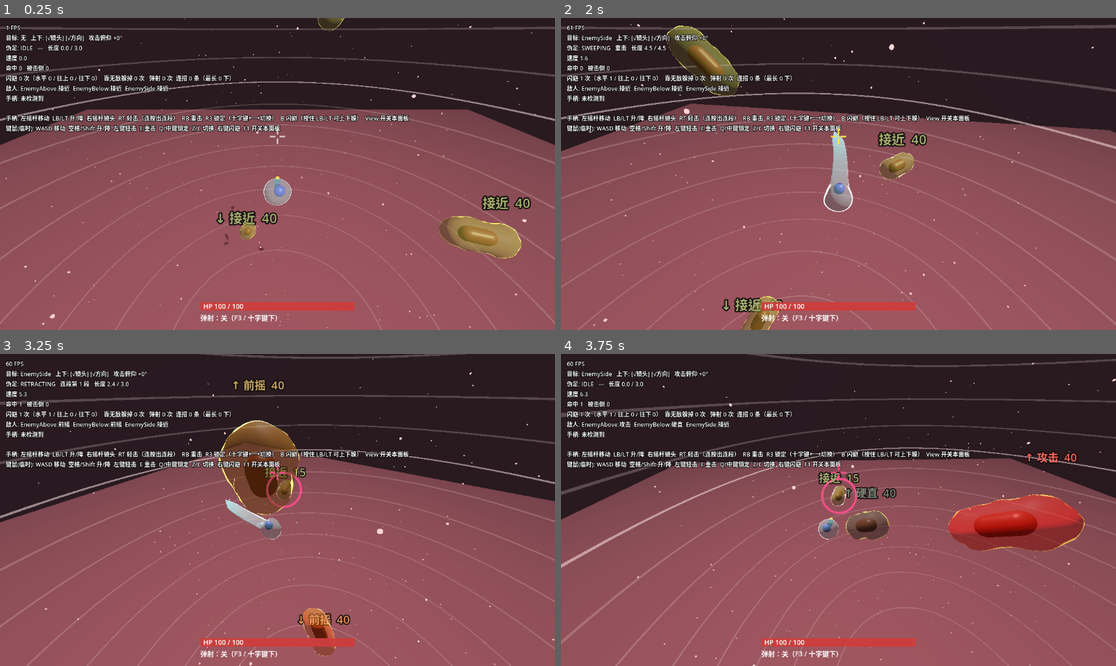
Above: before the commit, frames 1-4 (two rows, left to right).
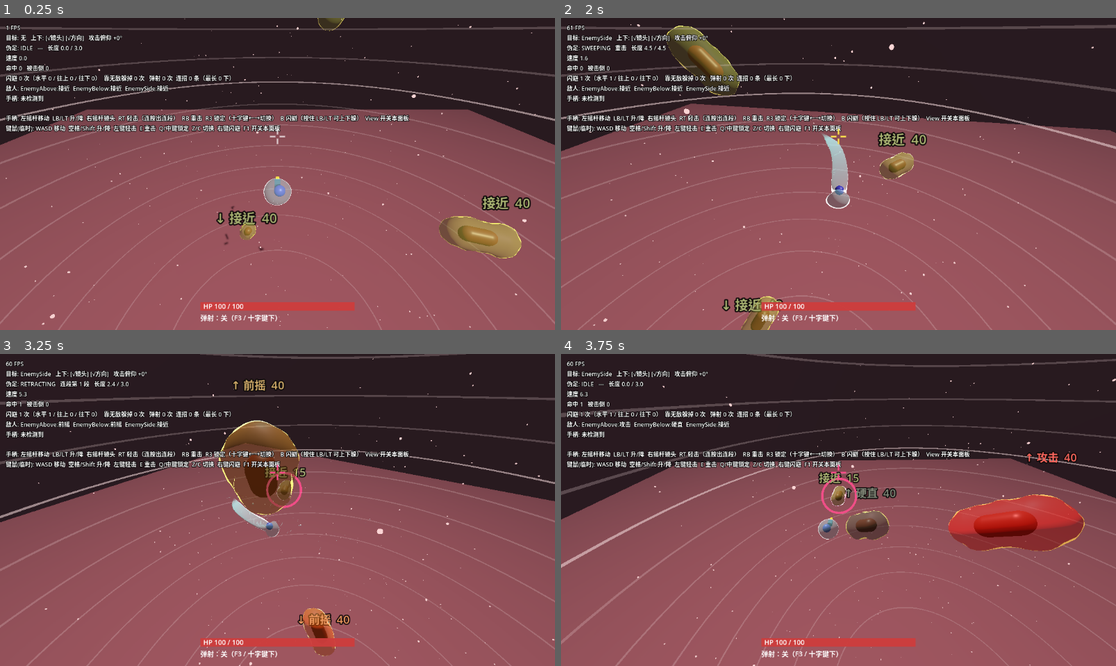
Above: after the commit, the same moments.

Repository: paddypasteur/cellgod
Game: Godot game, scene res://scenes/arena.tscn
The game is run twice, just before and just after one commit, with the same random seed, the same clock (stepped at 60 frames per second) and the same inputs.
Inputs (mouse positions are in pixels of both pictures, inside the frame that each line leads up to):
- Up to frame 1 (0.25 s): no input
- Up to frame 2 (2 s): move the mouse to (960, 158) at 0.52 s; hold D (move_right) 0.53-1.28 s; right-click (960, 158) at 0.6 s; click (960, 158) at 0.67 s; move the mouse to (727, 189) at 1.27 s; hold S (move_back) from 1.28 s (still down); tap E (heavy_attack) at 1.35 s
- Up to frame 3 (3.25 s): move the mouse to (333, 441) at 2.02 s; release S (move_back) at 2.03 s; hold D (move_right) 2.03-2.78 s; tap C (lock_next) at 2.1 s; move the mouse to (249, 572) at 2.77 s; hold W (move_forward) from 2.78 s (still down); tap Q (lock_on) at 2.85 s; click (249, 572) at 2.92 s
- Up to frame 4 (3.75 s): move the mouse to (1005, 556) at 3.52 s; release W (move_forward) at 3.53 s; hold A (move_left) from 3.53 s (still down); tap Z (lock_prev) at 3.6 s

The runs differ from the first frame. In frame 2, 0.4% of the frame differs, in the area x 47-53%, y 36-63%; in frame 3, 0.2%; in frame 4, less than 0.1%.

Commit message:
刃末端不再收尖（平滑收窄后变透明化掉）、两侧都薄、顺挥击弧单向弯；体积守恒：刃伸出时身体缩小、刃根凹陷；边缘甩出丝缕
Co-Authored-By: Claude Opus 5.5 <noreply@anthropic.com>

Diff:
--- a/scripts/player/player.gd
+++ b/scripts/player/player.gd
@@ -260,8 +260,9 @@
 @export_range(0.0, 1.0) var mass_squash_light: float = 0.45
 @export_range(0.0, 1.0) var mass_squash_heavy: float = 0.9
 ## 发：刃伸出去时整团质量跟着往前冲的程度（轻击 / 重击）
-@export_range(0.0, 1.0) var mass_follow_light: float = 0.4
-@export_range(0.0, 1.0) var mass_follow_heavy: float = 0.55
+## （2026-11-28 体积守恒之后调小：身体要为刃付出物质而缩小，不能同时往前鼓）
+@export_range(0.0, 1.0) var mass_follow_light: float = 0.15
+@export_range(0.0, 1.0) var mass_follow_heavy: float = 0.2
 ## 整团质量的弹簧：刚度越大跟得越紧；阻尼越小，收招后晃得越久
 @export var mass_stiffness: float = 160.0
 @export var mass_damping: float = 8.0
@@ -279,20 +280,34 @@
 @export var swing_ease_power: float = 2.0
 ## 根部有多宽（度）：膜上离出手方向这么多度以内的部分会被拉成刃
 @export_range(20.0, 85.0) var blade_root_deg: float = 72.0
-## 刃的形状（2026-11-28 开发者："本质还是圆锥""特别规则的圆锥""要尽可能去模仿正常的那种冷兵器的样子"）。
-## 照冷兵器：大部分长度几乎等宽，只在最后一段收尖；截面是透镜形、有刃口；整体直的，只带一点单向的弯
+## 刃的形状（2026-11-28 开发者："本质还是圆锥""要尽可能去模仿正常的那种冷兵器的样子"；
+## 之后又补："它有可能两边都薄……只有自然地薄下来，它才是比较好的一个收尾的片状体，也比较好浑然一体。
+## 关键是它前面不要有一个两个凸出来专门的尖"）。
+## 所以：大部分长度几乎等宽；末段平滑收窄但不汇成尖点，剩下的一截变透明化掉；两侧都薄；单向弯，顺着挥击的弧
 ## 刃宽（米，挥击平面内）
 @export var blade_width: float = 0.7
 ## 截面厚度 / 宽度（≤ 0.2 才像刀）
 @export_range(0.02, 0.5) var blade_thickness_ratio: float = 0.15
-## 从全长的多少开始收尖（之前几乎等宽）
-@export_range(0.3, 0.95) var blade_tip_start: float = 0.78
+## 从全长的多少开始收窄（之前几乎等宽）
+@export_range(0.3, 0.95) var blade_tip_start: float = 0.7
+## 末端最窄还剩多宽（相对刃宽）。不收到 0 = 没有尖点
+@export_range(0.0, 1.0) var blade_end_width: float = 0.15
+## 收窄段从多少开始变透明（0 = 一开始收窄就开始化，1 = 只在最末端）
+@export_range(0.0, 1.0) var blade_fade_start: float = 0.35
 ## 等宽段到收尖前宽度只收窄到多少（1 = 完全等宽）
 @export_range(0.5, 1.0) var blade_keep_width: float = 0.9
 ## 根部从身体鼓起来铺开成片的过渡段占全长多少：要短，不然整条看起来都在收细
 @export_range(0.02, 0.5) var blade_root_blend: float = 0.15
-## 刀身单向的轻微弯曲（弧度，刃尖处），弯向挥过来的方向，像军刀。不要大，大了就是鞭子
-@export var blade_curve: float = 0.1
+## 刀身单向的弯曲（弧度，末端处），顺着挥击的弧往后弯——"自然而然呼过去"。是固定的形状，不是晃出来的
+@export var blade_curve: float = 0.25
+## 体积守恒（DESIGN：一体感 = 体积守恒。鼓出去多少，身上就少多少）。刃完全伸出时：
+## 身体整体缩小多少（半径比例）、刃根周围再凹进去多少（半径比例）。收回时按刃的长度鼓回来
+@export_range(0.0, 0.6) var body_shrink: float = 0.18
+@export_range(0.0, 0.8) var body_dent: float = 0.25
+## 边缘脱尾：挥动时从刃的两条薄边甩出、拖在挥击后面的丝缕。数量（同时存在的上限）、寿命（秒）
+@export var wisps_enabled: bool = true
+@export var wisp_amount: int = 60
+@export var wisp_lifetime: float = 0.3
 ## 胞质被带着走：挥击时膜纹顺挥击方向流动，挥完按这个速度散回乱流（每秒）
 @export var flow_align_decay: float = 2.5
 @export var flow_advect_speed: float = 5.0
@@ -340,6 +355,7 @@
 var _core: MeshInstance3D = null
 var _core_base: Vector3 = Vector3.ZERO
 var _droplets: CPUParticles3D = null
+var _wisps: CPUParticles3D = null
 
 ## 锁定目标（null = 没锁）
 var _lock_target: Node3D = null
@@ -911,11 +927,19 @@
         _body_material.set_shader_parameter(&"pod_tip_start", blade_tip_start)
         _body_material.set_shader_parameter(&"pod_keep_width", blade_keep_width)
         _body_material.set_shader_parameter(&"pod_root_blend", blade_root_blend)
+        _body_material.set_shader_parameter(&"pod_end_width", blade_end_width)
+        _body_material.set_shader_parameter(&"pod_fade_start", blade_fade_start)
+        var out_ratio: float = clampf(_blade_len / maxf(_target_length, 0.001), 0.0, 1.0)
+        _body_material.set_shader_parameter(&"pod_shrink", body_shrink * out_ratio)
+        _body_material.set_shader_parameter(&"pod_dent", body_dent * out_ratio)
         _body_material.set_shader_parameter(&"flow_dir", _flow_dir)
         _body_material.set_shader_parameter(&"flow_align", _flow_align)
         _body_material.set_shader_parameter(&"flow_advect", _flow_advect)
     if _core != null:
         _core.position = _core_base + _mass * body_radius * core_follow
+        # 核跟着身体一起缩：只缩膜不缩核，刃根那里就剩一个硬球，像刀柄头
+        var shrink_now: float = body_shrink * clampf(_blade_len / maxf(_target_length, 0.001), 0.0, 1.0)
+        _core.scale = Vector3.ONE * (1.0 - shrink_now)
 
     # 刃尖甩出的小液滴：只在甩得快的时候出，方向是刃尖的运动方向，散得很开
     if _droplets != null:
@@ -926,6 +950,17 @@
             _droplets.global_position = global_position + tip
             _droplets.direction = _flow_dir
             _droplets.initial_velocity_max = 2.0 + speed * 0.25
+    # 丝缕：发射区是一条沿着刃的细长盒子，粒子留在世界里不跟着刃走，所以自然拖在挥击后面
+    if _wisps != null:
+        var sweeping: bool = attacking and _blade_len > 0.5 and speed > 3.0
+        _wisps.emitting = wisps_enabled and sweeping
+        if sweeping:
+            var mid_len: float = body_radius + _blade_len * 0.6
+            var along: Vector3 = _blade_dir().rotated(_blade_axis, bend * 0.4)
+            var side: Vector3 = _blade_axis.cross(along).normalized()
+            _wisps.global_transform = Transform3D(Basis(along, _blade_axis, side), global_position + along * mid_len)
+            _wisps.emission_box_extents = Vector3(_blade_len * 0.45, 0.02, blade_width * 0.5)
+            _wisps.direction = -_flow_dir
 
 
 ## 画面上的刃当前指向（追判定的弹簧，不是判定本身）
@@ -980,6 +1015,43 @@
     _droplets.cast_shadow = GeometryInstance3D.SHADOW_CASTING_SETTING_OFF
     add_child(_droplets)
     _droplets.top_level = true
+    # 丝缕：很细的长条，顺着自己的速度方向拉长；长短、粗细、寿命都散开，不要一排整齐的飘带
+    _wisps = CPUParticles3D.new()
+    _wisps.name = "EdgeWisps"
+    var strand := CylinderMesh.new()
+    strand.top_radius = 0.008
+    strand.bottom_radius = 0.018
+    strand.height = 0.35
+    strand.radial_segments = 4
+    strand.rings = 1
+    var wm := StandardMaterial3D.new()
+    wm.albedo_color = Color(look.membrane_color.lightened(0.4), 0.6)
+    wm.transparency = BaseMaterial3D.TRANSPARENCY_ALPHA
+    wm.shading_mode = BaseMaterial3D.SHADING_MODE_UNSHADED
+    strand.material = wm
+    _wisps.mesh = strand
+    _wisps.amount = wisp_amount
+    _wisps.lifetime = wisp_lifetime
+    _wisps.lifetime_randomness = 0.6
+    _wisps.local_coords = false
+    _wisps.emitting = false
+    _wisps.emission_shape = CPUParticles3D.EMISSION_SHAPE_BOX
+    _wisps.particle_flag_align_y = true
+    _wisps.spread = 25.0
+    _wisps.initial_velocity_min = 0.3
+    _wisps.initial_velocity_max = 1.5
+    _wisps.gravity = Vector3.ZERO
+    _wisps.damping_min = 1.0
+    _wisps.damping_max = 3.0
+    _wisps.scale_amount_min = 0.4
+    _wisps.scale_amount_max = 1.5
+    var fade := Curve.new()
+    fade.add_point(Vector2(0.0, 1.0))
+    fade.add_point(Vector2(1.0, 0.2))
+    _wisps.scale_amount_curve = fade
+    _wisps.cast_shadow = GeometryInstance3D.SHADOW_CASTING_SETTING_OFF
+    add_child(_wisps)
+    _wisps.top_level = true
 
 
 # ---------------------------------------------------------------- 锁定
--- a/shaders/cell_membrane.gdshader
+++ b/shaders/cell_membrane.gdshader
@@ -53,15 +53,25 @@
 // 刃宽（米）、截面厚度 / 宽度
 uniform float pod_width = 0.5;
 uniform float pod_thickness_ratio = 0.15;
-// 从全长的多少开始收尖；收尖之前宽度只收窄到多少
-uniform float pod_tip_start = 0.78;
+// 从全长的多少开始收窄；收窄之前宽度只收到多少。
+// 2026-11-28 开发者："前面不要有一个两个凸出来专门的尖"——末端不汇成尖点，而是越来越薄、渐渐化开（变透明）
+uniform float pod_tip_start = 0.7;
 uniform float pod_keep_width = 0.9;
+// 末端最窄还剩多宽（相对刃宽）：不收到 0，所以没有尖点；剩下的这一截由透明度化掉
+uniform float pod_end_width = 0.15;
+// 末端从多少开始变透明（相对收窄段：0 = 收窄一开始，1 = 最末端）
+uniform float pod_fade_start = 0.35;
+// 体积守恒（DESIGN：一体感 = 体积守恒。鼓出去多少，身上就少多少）：
+// 刃伸出时身体整体缩小多少（半径比例），刃根周围凹进去多少（半径比例）。脚本按刃伸出的程度给值
+uniform float pod_shrink = 0.0;
+uniform float pod_dent = 0.0;
 // 根部从身体过渡到刃的那一段占全长多少
 uniform float pod_root_blend = 0.15;
 // 刃的部分硬化（不透明、少起伏）
 uniform float pod_hardness : hint_range(0.0, 1.0) = 0.8;
 
 varying float v_blade;
+varying float v_fade;
 
 float wobble(vec3 p, float t) {
     return sin(p.x * flow_scale + t * 1.3)
@@ -83,8 +93,9 @@
     vec3 n = NORMAL;
     vec3 p = rest;
 
-    // 刃：t = 0 在根部边缘、1 在刃尖。膜上的这一片按 t 重新摆成刀的形状
+    // 刃：t = 0 在根部边缘、1 在末端。膜上的这一片按 t 重新摆成刃的形状
     float s = 0.0;
+    v_fade = 1.0;
     if (pod_len > 0.001) {
         float t = smoothstep(pod_root_cos, 1.0, dot(u, pod_dir));
         s = t;
@@ -93,18 +104,24 @@
         vec3 lat = rest - pod_dir * dot(rest, pod_dir);
         vec2 c = vec2(dot(lat, ew), dot(lat, pod_axis));
         vec2 cn = length(c) > 1e-5 ? normalize(c) : vec2(0.0);
-        // 轮廓：几乎等宽，最后一段收尖。刃很短（刚伸出 / 快收回）时宽度跟着缩，不留一块方板
+        // 轮廓：几乎等宽；末段沿一条平滑曲线收窄（收窄到头时两边是平行的，不形成尖角），
+        // 收到 pod_end_width 为止，再往外由透明度化掉。刃很短（刚伸出 / 快收回）时宽度跟着缩，不留一块方板
+        float x = clamp((t - pod_tip_start) / (1.0 - pod_tip_start), 0.0, 1.0);
         float w = t < pod_tip_start
             ? mix(1.0, pod_keep_width, t / pod_tip_start)
-            : pod_keep_width * (1.0 - (t - pod_tip_start) / (1.0 - pod_tip_start));
+            : pod_keep_width * mix(1.0, pod_end_width, smoothstep(0.0, 1.0, x));
         float hw = 0.5 * pod_width * w * clamp(pod_len / 1.0, 0.3, 1.0);
-        float ht = hw * pod_thickness_ratio;
-        // 透镜形截面：宽度方向两边收成刃口
+        // 两侧都薄：透镜形截面，越往末端越薄
+        float ht = hw * pod_thickness_ratio * (1.0 - 0.7 * x);
         float along = mix(r * 0.35, r + pod_len, t);
         vec3 blade = pod_dir * along + ew * (hw * cn.x) + pod_axis * (ht * cn.y * (1.0 - 0.3 * abs(cn.x)));
-        // 根部一小段从身体的球面平滑过渡到刃
+        v_fade = 1.0 - smoothstep(pod_fade_start, 1.0, x);
+        // 体积守恒：身体整体缩一圈，刃根周围再凹进去一圈（刃就是从这里抽走的物质）
+        float near_root = smoothstep(pod_root_cos - 0.6, pod_root_cos, dot(u, pod_dir));
+        vec3 body = rest * (1.0 - pod_shrink) - u * r * pod_dent * near_root;
+        // 根部一小段从（缩过的）身体平滑过渡到刃
         float b = smoothstep(0.0, pod_root_blend, t);
-        p = mix(rest, blade, b);
+        p = mix(body, blade, b);
         // 单向轻微弯曲，越往刃尖越弯
         float ang = pod_curve * t * t;
         p = rotate_axis(p, pod_axis, ang);
@@ -144,8 +161,8 @@
     float rim = smoothstep(top - band, top - band * 0.3, fres) * mix(1.0, 1.2, hard);
     ALBEDO = base_color.rgb;
     // 边缘处不透明度拉高：剪影是实的，只有中间是透的
-    ALPHA = clamp(mix(body_alpha, 1.0, hard) + rim * 0.7, 0.0, 1.0);
-    EMISSION = rim_color.rgb * rim * rim_strength;
+    ALPHA = clamp(mix(body_alpha, 1.0, hard) + rim * 0.7, 0.0, 1.0) * v_fade;
+    EMISSION = rim_color.rgb * rim * rim_strength * v_fade;
     ROUGHNESS = mix(0.55, 0.12, hard);
     SPECULAR = mix(0.35, 0.9, hard);
 }
Binary file removed: docs/img/silhouette_2026-11-28_knife.png
Binary file added: docs/img/silhouette_2026-11-28_organic.png
Not shown, changed: docs/INBOX.md
Not shown, changed: docs/STATE.md
